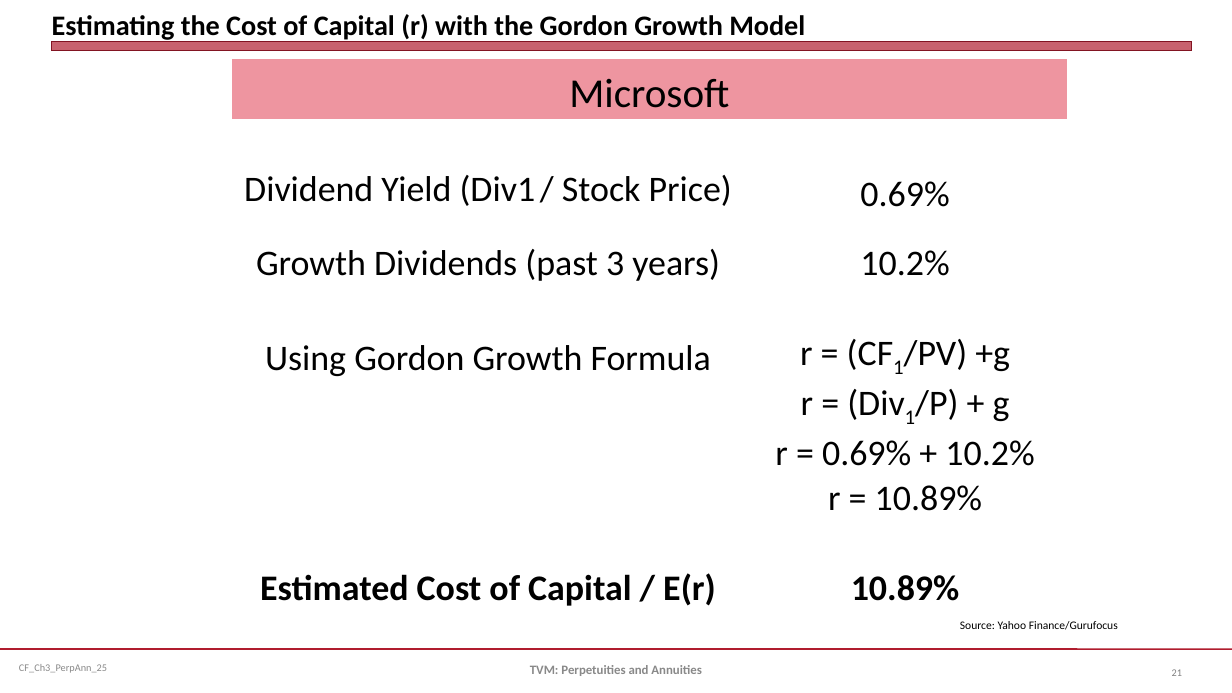
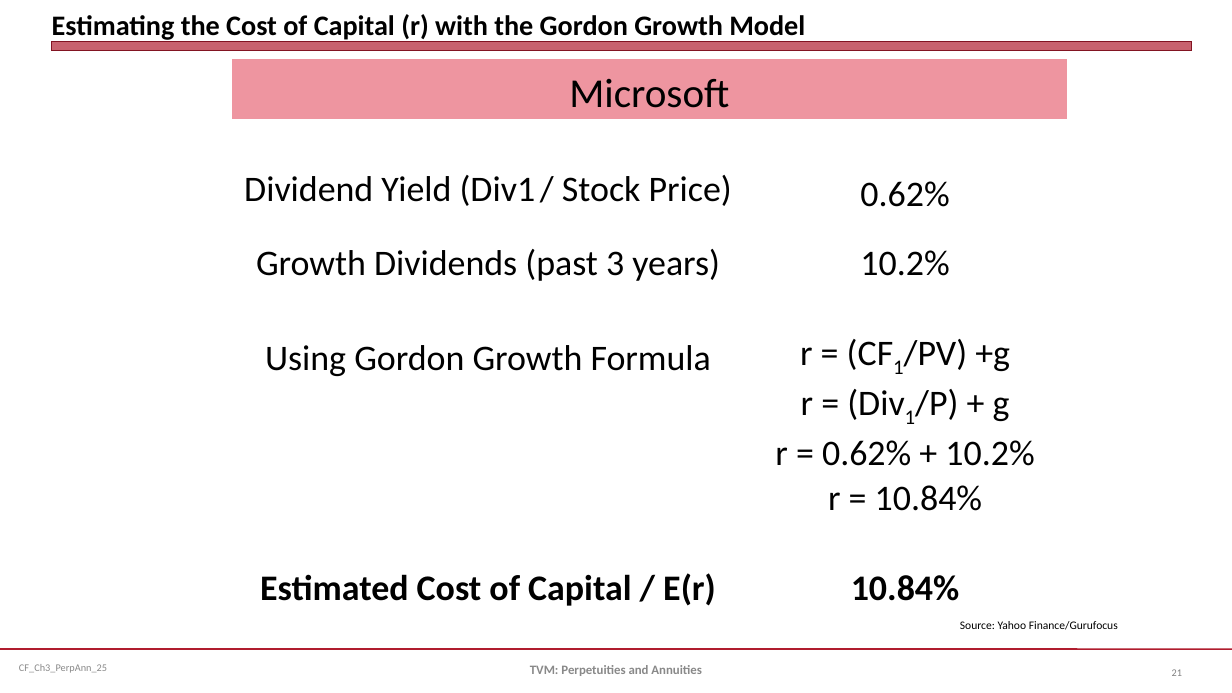
Before and after one commit to jmc877/Corporate-Finance, a slide deck: slide 21 of slides/CF_Ch3_PerpAnn_25.pptx. Drawn at 1232x693 pixels with LibreOffice and Linux fonts; fonts in the diff are those of the drawing. Boxes give left, top, right and bottom in pixels: in the first picture for what was removed or moved away, otherwise in the second. Text is boxed around its words. In the diff, an @@ line names an element or a change of style, - is before the commit and + after.

```diff
--- a/slides/CF_Ch3_PerpAnn_25.pptx
+++ b/slides/CF_Ch3_PerpAnn_25.pptx
@@ table at <box>233,59,1067,610</box> @@
-row 2, column 2: 0.69%
+row 2, column 2: 0.62%
-row 7, column 2: r = 0.69% + 10.2%
+row 7, column 2: r = 0.62% + 10.2%
-row 8, column 2: r = 10.89%
+row 8, column 2: r = 10.84%
-row 10, column 2: 10.89%
+row 10, column 2: 10.84%
```
Also in this commit, not shown: 1 other slide changed, 3 other files.
